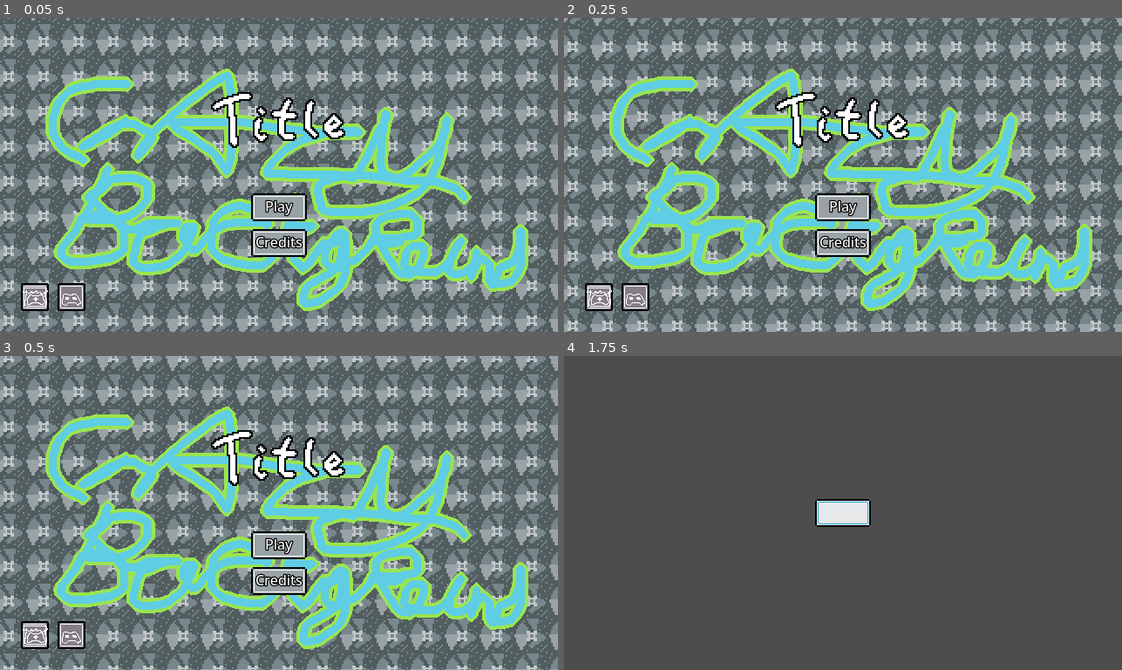
Above: before the commit, frames 1-4 (two rows, left to right).
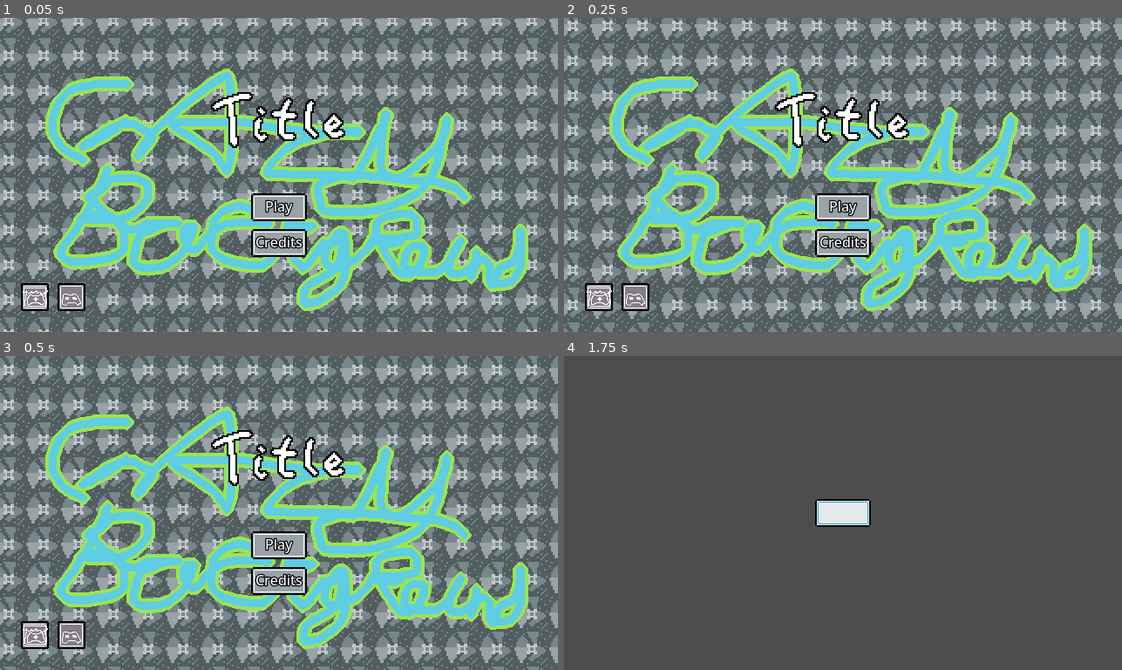
Above: after the commit, the same moments.

Repository: Simplexeon/SimplExtensions
Game: Godot game, scene res://SimplExtensions/MainMenu/MainMenu.tscn
The game is run twice, just before and just after one commit, with the same random seed, the same clock (stepped at 60 frames per second) and the same inputs. The project has no main scene, so this scene is started directly.
Inputs (mouse positions are in pixels of both pictures, inside the frame that each line leads up to):
- Up to frame 1 (0.05 s): no input
- Up to frame 2 (0.25 s): no input
- Up to frame 3 (0.5 s): no input
- Up to frame 4 (1.75 s): click (843, 544) at 0.5 s; click (843, 513) at 1.25 s

The runs differ from the first frame. In frame 1, 46% of the frame differs, in the area x 0-100%, y 0-100%; in frame 2, 47%; in frame 3, 46%; in frame 4, nothing differs.

Commit message:
Created base of Dedicated Multiplayer

Diff:
--- a/SimplExtensions/MainMenu/MainMenu.tscn
+++ b/SimplExtensions/MainMenu/MainMenu.tscn
@@ -47,10 +47,10 @@
 anchor_top = 0.5
 anchor_right = 0.5
 anchor_bottom = 0.5
-offset_left = -330.121
-offset_top = -159.681
-offset_right = 309.879
-offset_bottom = 200.319
+offset_left = -320.0
+offset_top = -167.0
+offset_right = 320.0
+offset_bottom = 193.0
 grow_horizontal = 2
 grow_vertical = 2
 scale = Vector2(2, 2)
@@ -72,9 +72,9 @@
 anchor_right = 0.5
 anchor_bottom = 0.5
 offset_left = -320.0
-offset_top = -142.5
+offset_top = -167.0
 offset_right = 320.0
-offset_bottom = 217.5
+offset_bottom = 193.0
 grow_horizontal = 2
 grow_vertical = 2
 scale = Vector2(2, 2)
--- /dev/null
+++ b/SimplExtensions/Multiplayer/MultiplayerClient.gd
@@ -0,0 +1,42 @@
+extends Node
+class_name MultiplayerClient
+
+# Export Vars
+@export var Ip : String = "127.0.0.1";
+@export var Port : int = 33837;
+
+
+# Processes
+
+func _on_ConnectionError() -> void:
+	pass
+
+func _on_ConnectedToServer() -> void:
+	pass
+
+func _on_ConnectionFailed() -> void:
+	pass
+
+func _on_ClientConnected(clientId : int) -> void:
+	pass
+
+func _on_ClientDisconnected(clientId : int) -> void:
+	pass
+
+func _on_ServerDisconnected() -> void:
+	pass
+
+#  Functions
+
+func connectToServer() -> void:
+	var multiplayerPeer : ENetMultiplayerPeer = ENetMultiplayerPeer.new();
+	var error : Error = multiplayerPeer.create_client(Ip, Port);
+	if(error):
+		_on_ConnectionError();
+		return;
+	multiplayer.multiplayer_peer = multiplayerPeer;
+	multiplayer.connect("peer_connected", _on_ClientConnected);
+	multiplayer.connect("peer_disconnected", _on_ClientDisconnected);
+
+func disconnectFromServer() -> void:
+	multiplayer.multiplayer_peer = null;
--- /dev/null
+++ b/SimplExtensions/Multiplayer/MultiplayerClient.tscn
@@ -0,0 +1,6 @@
+[gd_scene load_steps=2 format=3 uid="uid://cbgqrwcyoy0cu"]
+
+[ext_resource type="Script" path="res://SimplExtensions/Multiplayer/MultiplayerClient.gd" id="1_vea7w"]
+
+[node name="MultiplayerClient" type="Node"]
+script = ExtResource("1_vea7w")
--- /dev/null
+++ b/SimplExtensions/Multiplayer/MultiplayerServer.gd
@@ -0,0 +1,34 @@
+extends Node
+class_name MultiplayerServer
+
+# Export Vars
+@export var Port : int = 33837;
+@export_range(0, 4095) var MaxClients : int = 32;
+
+
+# Processes
+
+func _on_CreationError() -> void:
+	pass
+
+func _on_ClientConnected(clientId : int) -> void:
+	pass
+
+func _on_ClientDisconnected(clientId : int) -> void:
+	pass
+
+
+#  Functions
+
+func startServer() -> void:
+	var multiplayerPeer : ENetMultiplayerPeer = ENetMultiplayerPeer.new();
+	var error : Error = multiplayerPeer.create_server(Port, MaxClients);
+	if(error):
+		_on_CreationError();
+		return;
+	multiplayer.multiplayer_peer = multiplayerPeer;
+	multiplayer.connect("peer_connected", _on_ClientConnected);
+	multiplayer.connect("peer_disconnected", _on_ClientDisconnected);
+
+func stopServer() -> void:
+	multiplayer.multiplayer_peer = null;
--- /dev/null
+++ b/SimplExtensions/Multiplayer/MultiplayerServer.tscn
@@ -0,0 +1,6 @@
+[gd_scene load_steps=2 format=3 uid="uid://dpuou7kjf8ly2"]
+
+[ext_resource type="Script" path="res://SimplExtensions/Multiplayer/MultiplayerServer.gd" id="1_4xfuy"]
+
+[node name="MultiplayerServer" type="Node"]
+script = ExtResource("1_4xfuy")
